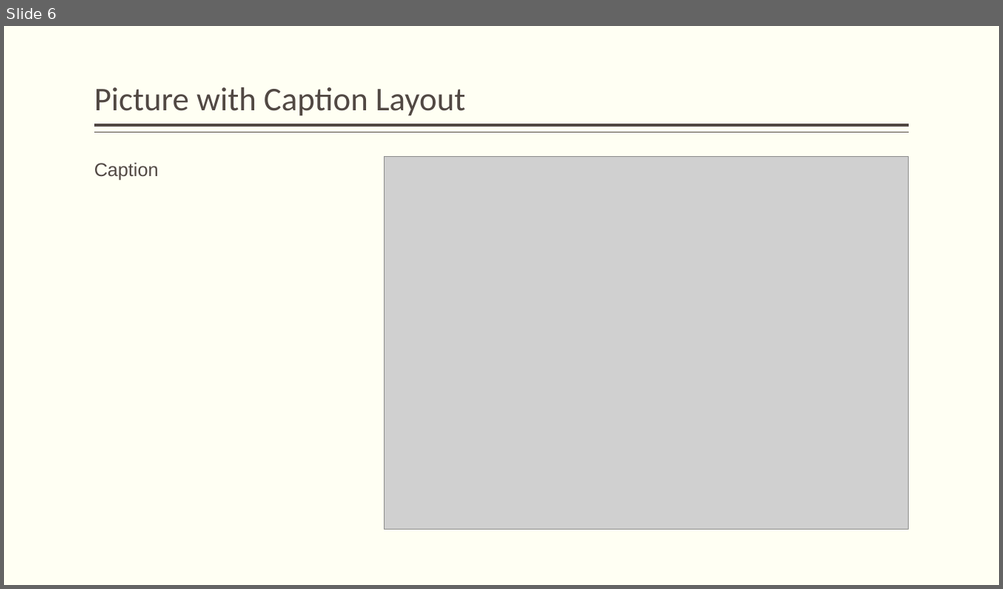
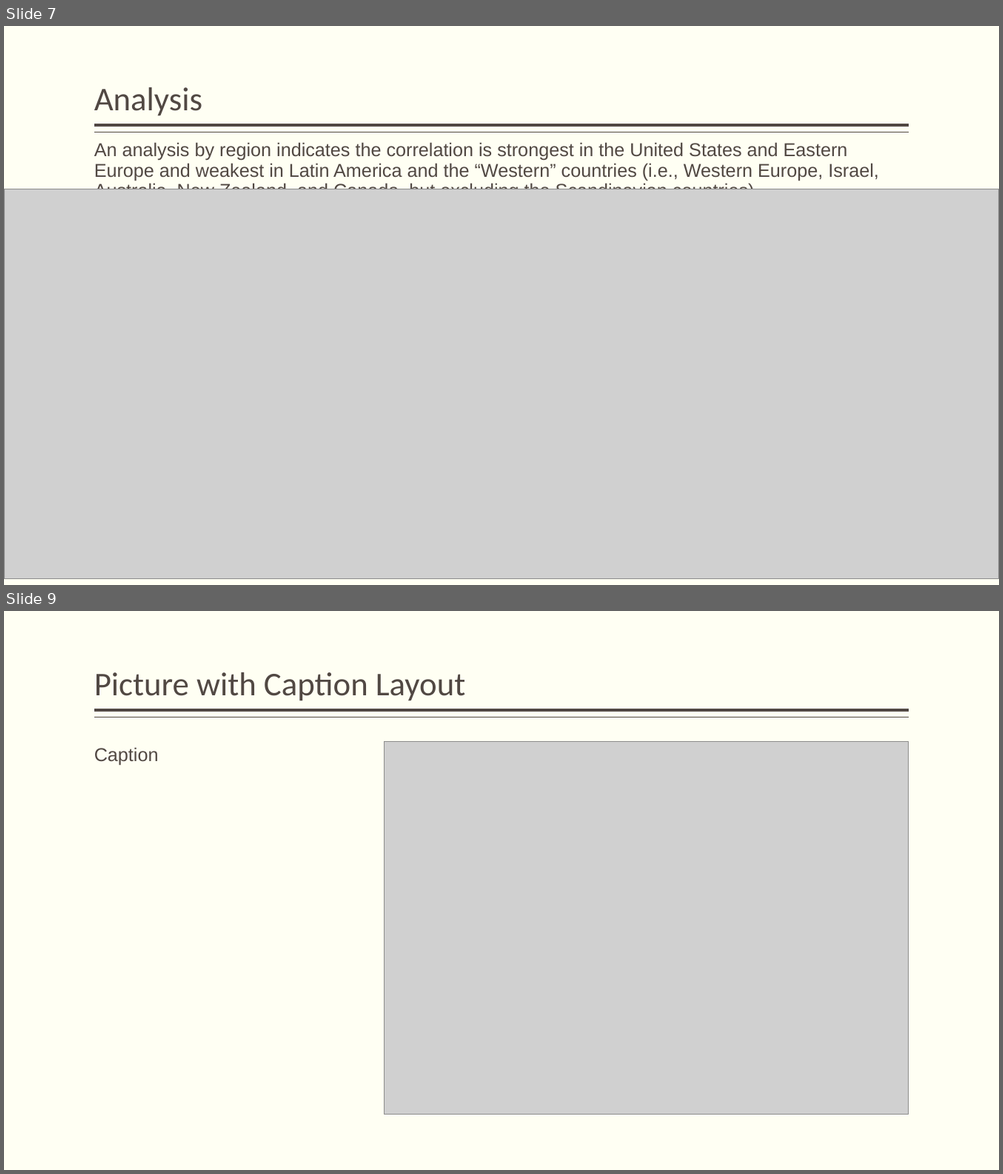
Before and after one commit to berrymatthewj/unionDensityProject, a slide deck: Union density and income inequality.pptx. Shown one above the other, each under a label of ours: slide 6 before the commit, slides 7 and 9 after it; the slides between them are not shown. The pictures are 1003x589 and 1003x1174 pixels, drawn with LibreOffice and Linux fonts; fonts in the diff are those of the drawing; grey boxes stand for pictures. Boxes give left, top, right and bottom in pixels: in the first picture for what was removed or moved away, otherwise in the second. Text is boxed around its words. In the diff, an @@ line names an element or a change of style, - is before the commit and + after.

```diff
--- a/Union density and income inequality.pptx
+++ b/Union density and income inequality.pptx
@@ slide 7 added at bbox=[4, 26, 999, 585], background #FFFFF3; not listed: 2 template elements that a slide beside it also shows @@
@@ title added at bbox=[94, 87, 202, 116], 32 pt, text #514843 @@
+Analysis
@@ text added at bbox=[94, 142, 879, 190], 18 pt, text #514843 @@
+An analysis by region indicates the correlation is strongest in the United States and Eastern Europe and weakest in Latin America and the “Western” countries (i.e., Western Europe, Israel, Australia, New Zealand, and Canada, but excluding the Scandinavian countries).
@@ picture added at bbox=[4, 189, 999, 579] @@
@@ what was slide 6 is now slide 9 @@
```
Also in this commit, not shown: 3 slides changed, 4 other slides added, 2 slides removed, 3 other files.
